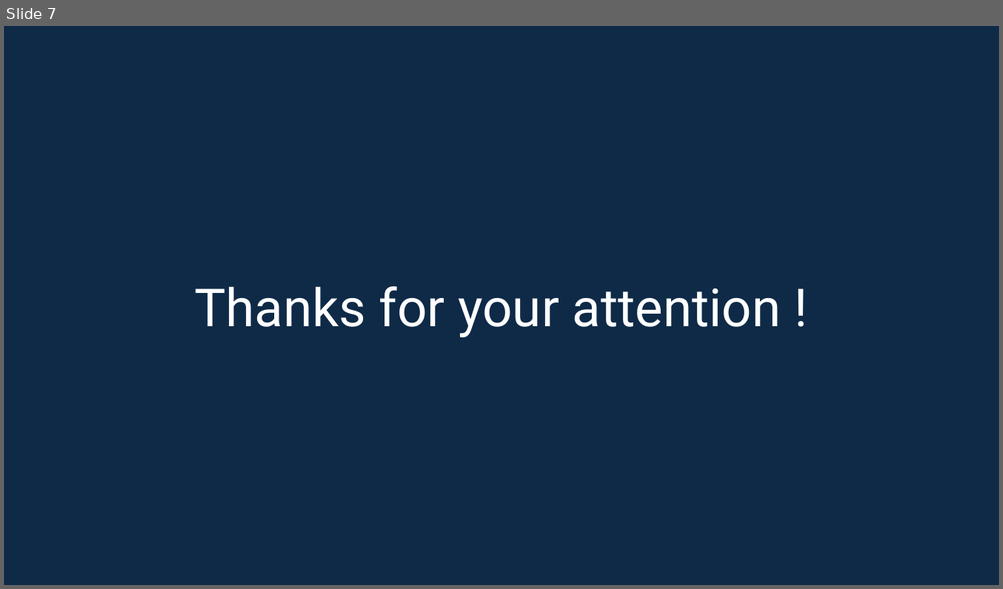
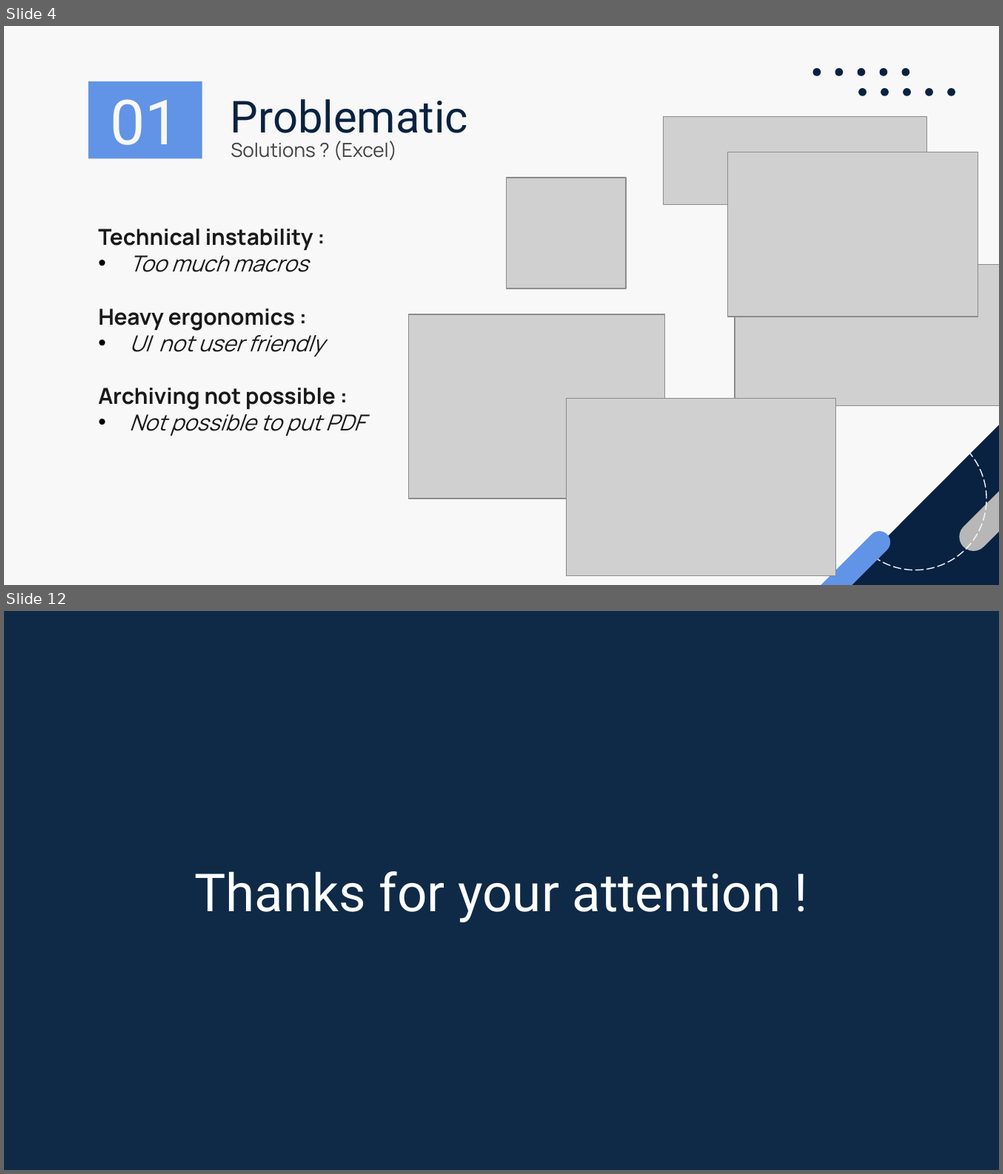
Before and after one commit to Hoferlukaslh/ScholarLog, a slide deck: Documentation/LHO - M5 - Présentation.pptx. Shown one above the other, each under a label of ours: slide 7 before the commit, slides 4 and 12 after it; the slides between them are not shown. The pictures are 1003x589 and 1003x1174 pixels, drawn with LibreOffice and Linux fonts; fonts in the diff are those of the drawing; grey boxes stand for pictures. Boxes give left, top, right and bottom in pixels: in the first picture for what was removed or moved away, otherwise in the second. Text is boxed around its words. In the diff, an @@ line names an element or a change of style, - is before the commit and + after.

```diff
--- a/Documentation/LHO - M5 - Présentation.pptx
+++ b/Documentation/LHO - M5 - Présentation.pptx
@@ slide 4 added at box(4, 26, 999, 585), background #F8F8F8 @@
@@ rectangle added at box(88, 82, 202, 159), fill #6194E6, 45 pt, text #F8F8F8 @@
+01
@@ title added at box(230, 99, 468, 144), 32 pt, text #092241 @@
+Problematic
@@ picture added at box(663, 116, 927, 205) @@
@@ text added at box(230, 141, 397, 161), 14 pt, text #3E3E3E @@
+Solutions ? (Excel)
@@ picture added at box(727, 153, 978, 318) @@
@@ picture added at box(506, 177, 626, 289) @@
@@ text added at box(98, 229, 364, 436), 16 pt, text #191919, bold @@
+Technical instability :
+• Too much macros
+Heavy ergonomics :
+• UI not user friendly
+Archiving not possible :
+• Not possible to put PDF
@@ picture added at box(734, 265, 999, 406) @@
@@ picture added at box(409, 315, 666, 498) @@
@@ picture added at box(566, 399, 836, 576) @@
@@ group added at box(794, 67, 999, 585): 11 ellipses, 2 rounded rectangles, 1 right triangle @@
@@ what was slide 7 is now slide 12 @@
```
Also in this commit, not shown: 5 slides changed, 5 other slides added, 1 slide removed, 2 other files.
